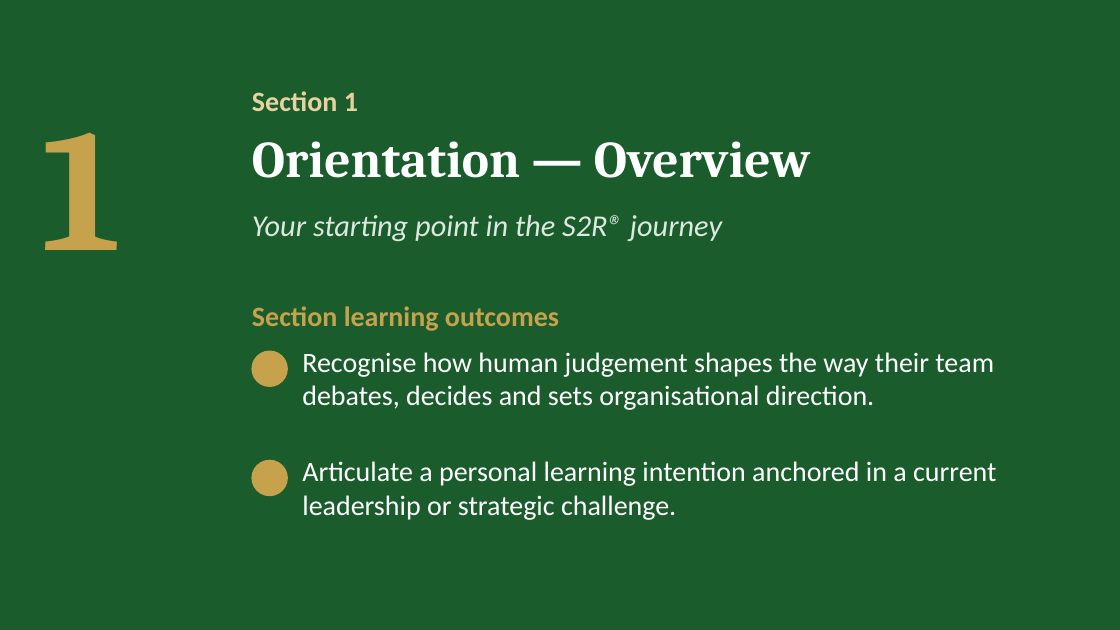
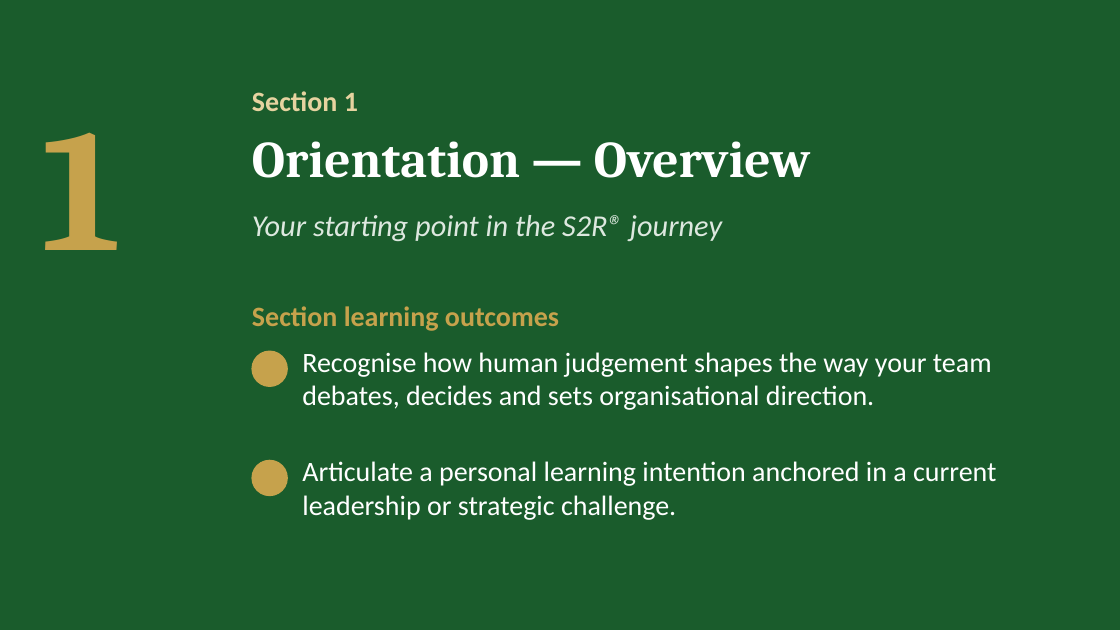
Before and after one commit to IBSL26/ibsl-platform, a slide deck: slide 4 of Unit decks/Unit 01 - Behavioural Strategy Fundamentals.pptx. Drawn at 1120x630 pixels with LibreOffice and Linux fonts; fonts in the diff are those of the drawing; background and template pictures are left out. Boxes give left, top, right and bottom in pixels: in the first picture for what was removed or moved away, otherwise in the second. Text is boxed around its words. In the diff, an @@ line names an element or a change of style, - is before the commit and + after.

Commit message:
Unit 1: participant text reframed, deck final

```diff
--- a/Unit decks/Unit 01 - Behavioural Strategy Fundamentals.pptx
+++ b/Unit decks/Unit 01 - Behavioural Strategy Fundamentals.pptx
@@ text at (302,352,992,410): text changed @@
-Recognise how human judgement shapes the way their team debates, decides and sets organisational direction.
+Recognise how human judgement shapes the way your team debates, decides and sets organisational direction.
```
Also in this commit, not shown: 25 other slides changed, 9 slides added, 11 slides removed, 3 other files.
